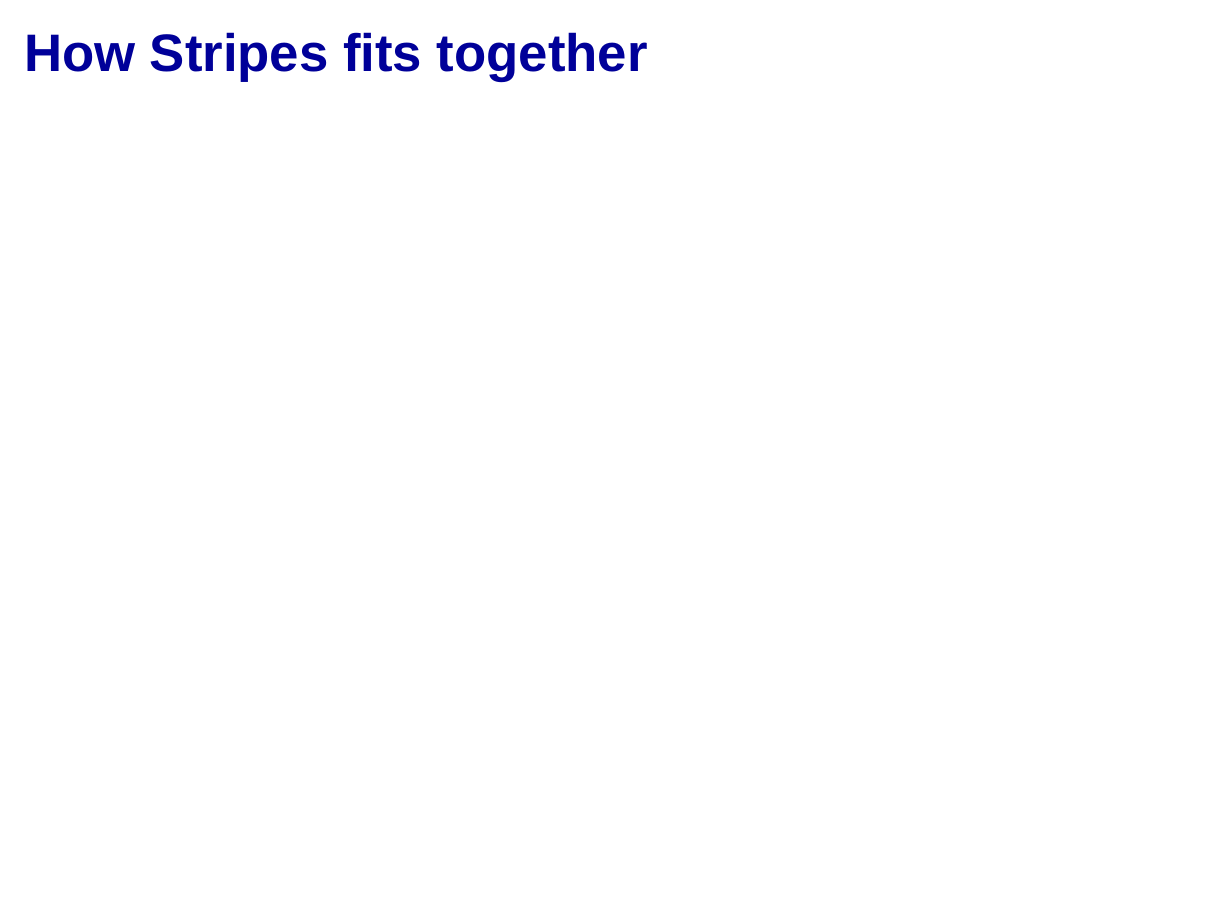
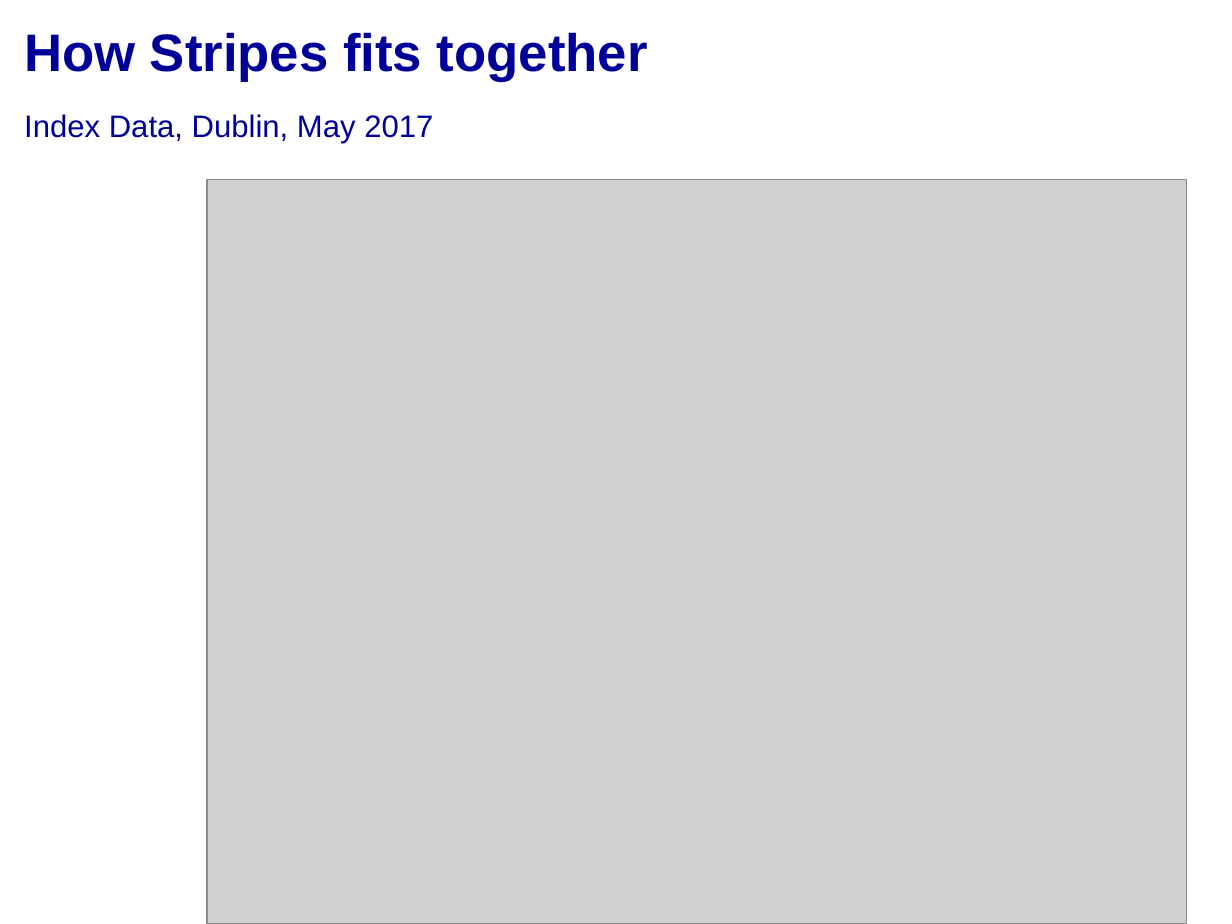
Before and after one commit to folio-org/stripes-core, a slide deck: slide 1 of doc/dublin/stripes-overview.odp. Drawn at 1232x924 pixels with LibreOffice and Linux fonts; fonts in the diff are those of the drawing; grey boxes stand for pictures. Boxes give left, top, right and bottom in pixels: in the first picture for what was removed or moved away, otherwise in the second. Text is boxed around its words. In the diff, an @@ line names an element or a change of style, - is before the commit and + after.

Commit message:
Add title slide

```diff
--- a/doc/dublin/stripes-overview.odp
+++ b/doc/dublin/stripes-overview.odp
@@ text added at <box>24,114,433,144</box>, 20 pt, text #000099 @@
+Index Data, Dublin, May 2017
@@ picture added at <box>207,180,1187,924</box> @@
```
